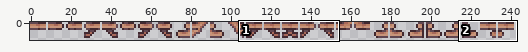
One commit to this sprite sheet: Content/Tiles/Minibiomes/Christmas/Furniture/ChristmasPlatform.png. Above, an overview of the earlier version with the close-up marked.
Close-up. Before:
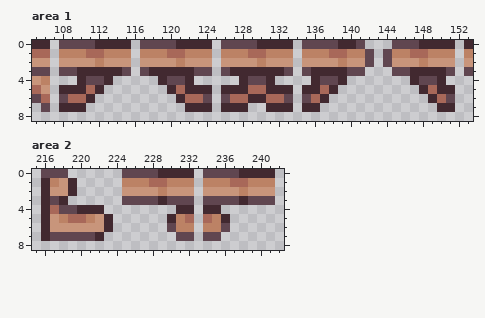
The file is 486x18 pixels, drawn in blocks of 2x2; one block is one cell here. Shown: area 1: x 105..153, y 0..8; area 2: x 215..242, y 0..8.
After:
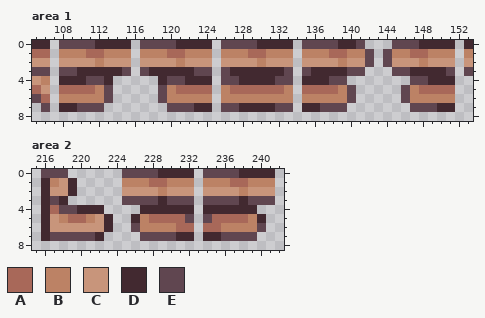
Palette (. is transparent): A #a86859  B #bc8265  C #c8957b  D #422930  E #604650
From old to new:
Area 1:
Colour D gives way to colour A in row 5 at x 108 to 110, 122 to 124, 127 to 128, 131 to 132, 135 to 136, 138, 148 and 150 to 151.
The edit adds colour B in row 5 at x 139 and 147; in row 6 at x 112, 120, 138 to 139 and 147 to 148.
Colour A gives way to colour B in row 6 at x 109 to 110, 122 to 123, 127 to 128, 131 to 132, 136 and 150.
Colour D gives way to colour B in row 5 at x 112, 120, 126 and 133; in row 6 at x 111, 121, 129 to 130, 137 and 149.
Colour E gives way to colour B in row 6 at x 108, 124, 126, 133, 135 and 151.
The edit adds colour D in row 4 at x 108 to 109, 123 to 124, 135 and 151; in row 7 at x 129 to 130.
Colour E gives way to colour D in row 4 at x 129 to 130, 137 and 149.
The edit adds colour E in row 4 at x 126 to 127 and 132 to 133; in rows 5 to 6 at x 113, 119, 140 and 146; in row 7 at x 111 to 112, 120 to 121, 137 to 139 and 147 to 149.
Colour D gives way to colour E in row 4 at x 139 and 147; in row 7 at x 110, 122, 126 to 127 and 132 to 133.
Area 2:
The edit adds colour A in row 5 at x 228 to 229 and 237 to 238.
Colour B gives way to colour A in row 5 at x 231 and 235; in row 6 at x 231 to 232 and 234 to 235.
Colour D gives way to colour A in row 5 at x 230 and 236.
The edit adds colour B in row 5 at x 227 and 239; in row 6 at x 227 to 229 and 237 to 239.
Colour E gives way to colour B in row 6 at x 230 and 236.
The edit adds colour D in row 4 at x 227 to 230 and 236 to 239; in row 5 at x 226 and 240.
Colour E gives way to colour D in row 7 at x 231 to 232 and 234 to 235.
The edit adds colour E in row 6 at x 226 and 240; in row 7 at x 227 to 230 and 236 to 239.
Colour A gives way to colour E in row 5 at x 232 and 234.
Changed places in both close-ups, as pixel boxes (x1, y1, x2, y2):
changed: (59, 76, 113, 112)
changed: (158, 76, 356, 112)
changed: (401, 76, 455, 112)
changed: (131, 205, 266, 241)
